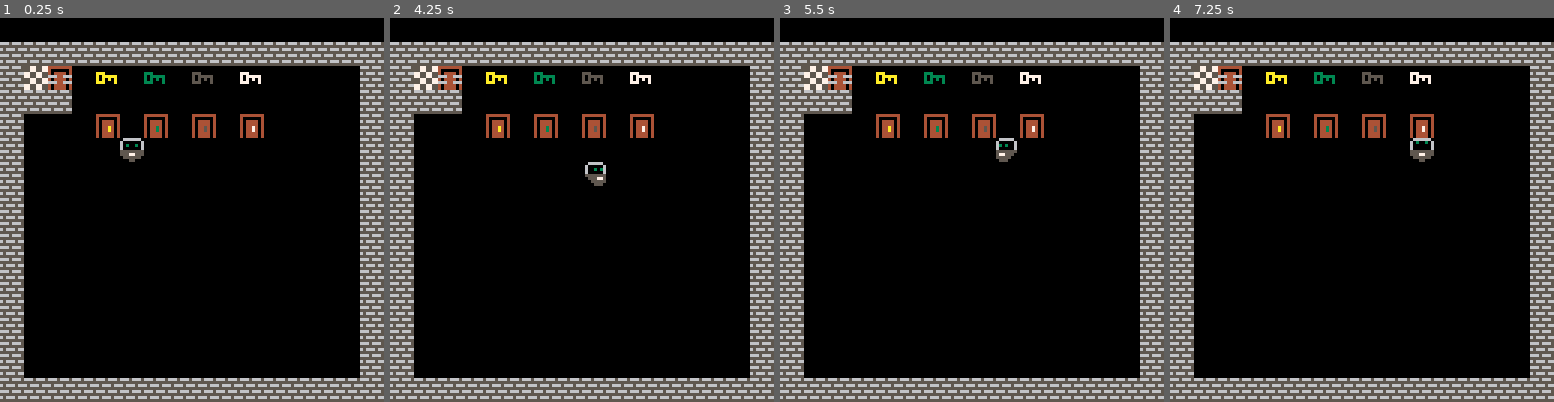
Above: before the commit, frames 1-4 (left to right).
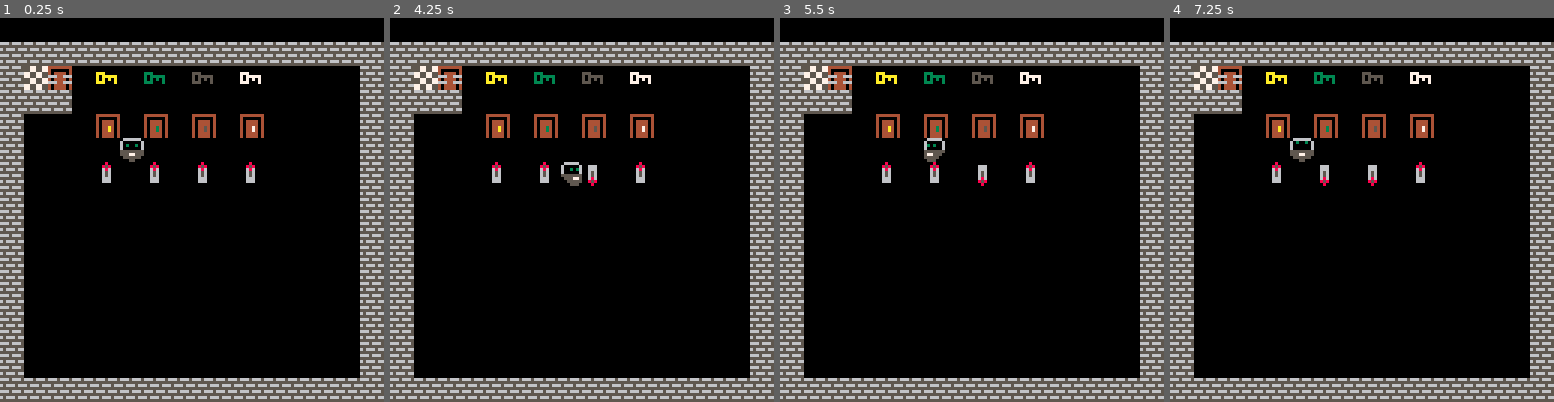
Above: after the commit, the same moments.

Repository: VedVid/picos-challange
Game: PICO-8 cartridge picoschallange.p8
Two runs of this game, one before a commit and one after it. Both use one fixed random seed, a clock stepped at 60 frames per second and the inputs below.
Inputs:
- Up to frame 1 (0.25 s): no input
- Up to frame 2 (4.25 s): hold Right 1.6-2.1 s; hold Up 2.15-2.42 s; hold Right 2.47-3.03 s; hold Left 3.08-3.58 s; hold Down 3.63-3.97 s; hold Right from 4.02 s (still down)
- Up to frame 3 (5.5 s): release Right at 4.68 s; hold Up 4.73-5.03 s; hold Left from 5.08 s (still down)
- Up to frame 4 (7.25 s): release Left at 5.68 s; hold Down 5.73-6.03 s; hold Right 6.08-6.58 s; hold Right 6.63-7.13 s; hold Up from 7.18 s (still down)

The runs differ from the first frame. In frame 1, 0.5% of the frame differs, in the area x 26-67%, y 37-43%; in frame 2, 0.8%; in frame 3, 0.9%; in frame 4, 0.9%, in the area x 26-69%, y 31-44%.

Commit message:
Bump-toggling switches, that will in the future unlock doors.

Diff:
--- a/picoschallange.p8
+++ b/picoschallange.p8
@@ -139,6 +139,8 @@
     player.key_white = false
    end
   end
+ elseif sprite == 27 then
+  replace_sprite(x, y, 28)
  end
 end
 
@@ -180,6 +182,12 @@
  mset(i, j, 0)
 end
 
+
+function replace_sprite(x, y, sprite)
+ local i, j = flr(x/8), flr(y/8)
+ mset(i, j, sprite)
+end
+
 -->8
 --levels
 
@@ -219,14 +227,14 @@
 00700700555775555775550000555775555775555557755500000000000000000000000000000000000000000000000000000000000000000000000000000000
 00000000055555505555500000055555055555500555555000000000000000000000000000000000000000000000000000000000000000000000000000000000
 00000000000550000555000000005550000550000005500000000000000000000000000000000000000000000000000000000000000000000000000000000000
-66656665444444444444444444444444444444445577557744444444444444444444444444444444444444440000000000000000000000000000000000000000
-55555555400000044000000440000004400000045577557740000004400000044000000440000004400000040000000000000000000000000000000000000000
-65666566404444044044440440444404404444047755775540444404404444044044440440444404404000040000000000000000000000000000000000000000
-55555555404444044044440440444404404444047755775566644666404446664044466640444404404000040000000000000000000000000000000000000000
-666566654044a4044044340440445404404474045577557740444404404444044044440440444404404000040000000000000000000000000000000000000000
-555555554044a4044044340440445404404474045577557766644666666446664044466640444666404000040000000000000000000000000000000000000000
-65666566404444044044440440444404404444047755775540444404404444044044440440444404404000040000000000000000000000000000000000000000
-55555555404444044044440440444404404444047755775540444404404444044044440440444404404000040000000000000000000000000000000000000000
+66656665444444444444444444444444444444445577557744444444444444444444444444444444444444440008000000000000000000000000000000000000
+55555555400000044000000440000004400000045577557740000004400000044000000440000004400000040085800000666000000000000000000000000000
+65666566404444044044440440444404404444047755775540444404404444044044440440444404404000040068600000666000000000000000000000000000
+55555555404444044044440440444404404444047755775566644666404446664044466640444404404000040065600000656000000000000000000000000000
+666566654044a4044044340440445404404474045577557740444404404444044044440440444404404000040065600000656000000000000000000000000000
+555555554044a4044044340440445404404474045577557766644666666446664044466640444666404000040066600000686000000000000000000000000000
+65666566404444044044440440444404404444047755775540444404404444044044440440444404404000040066600000858000000000000000000000000000
+55555555404444044044440440444404404444047755775540444404404444044044440440444404404000040000000000080000000000000000000000000000
 00000000000000000000000000000000000000000000000000000000000000000000000000000000000000000000000000000000000000000000000000000000
 00000000000000000000000000000000000000000000000000000000000000000000000000000000000000000000000000000000000000000000000000000000
 aaa00000333000005550000077700000000000000000000000000000000000000000000000000000000000000000000000000000000000000000000000000000
@@ -234,7 +242,7 @@
 a0a0a0a0303030305050505070707070000000000000000000000000000000000000000000000000000000000000000000000000000000000000000000000000
 aaa000a0333000305550005077700070000000000000000000000000000000000000000000000000000000000000000000000000000000000000000000000000
 __gff__
-00000000000000000000000000000000020a0a0a0a000a0a0a0a000000000000040404040000000000000000000000000000000000000000000000000000000000000000000000000000000000000000000000000000000000000000000000000000000000000000000000000000000000000000000000000000000000000000
+00000000000000000000000000000000020a0a0a0a000a0a0a0a000202000000040404040000000000000000000000000000000000000000000000000000000000000000000000000000000000000000000000000000000000000000000000000000000000000000000000000000000000000000000000000000000000000000
 0000000000000000000000000000000000000000000000000000000000000000000000000000000000000000000000000000000000000000000000000000000000000000000000000000000000000000000000000000000000000000000000000000000000000000000000000000000000000000000000000000000000000000
 __map__
 0000000000000000000000000000000000000000000000000000000000000000000000000000000000000000000000000000000000000000000000000000000000000000000000000000000000000000000000000000000000000000000000000000000000000000000000000000000000000000000000000000000000000000
@@ -243,7 +251,7 @@
 1010100000000000000000000000001000000000000000000000000000000000000000000000000000000000000000000000000000000000000000000000000000000000000000000000000000000000000000000000000000000000000000000000000000000000000000000000000000000000000000000000000000000000
 1000000011001200130014000000001000000000000000000000000000000000000000000000000000000000000000000000000000000000000000000000000000000000000000000000000000000000000000000000000000000000000000000000000000000000000000000000000000000000000000000000000000000000
 1000000000000000000000000000001000000000000000000000000000000000000000000000000000000000000000000000000000000000000000000000000000000000000000000000000000000000000000000000000000000000000000000000000000000000000000000000000000000000000000000000000000000000
-1000000000000000000000000000001000000000000000000000000000000000000000000000000000000000000000000000000000000000000000000000000000000000000000000000000000000000000000000000000000000000000000000000000000000000000000000000000000000000000000000000000000000000
+100000001b001b001b001b000000001000000000000000000000000000000000000000000000000000000000000000000000000000000000000000000000000000000000000000000000000000000000000000000000000000000000000000000000000000000000000000000000000000000000000000000000000000000000
 1000000000000000000000000000001000000000000000000000000000000000000000000000000000000000000000000000000000000000000000000000000000000000000000000000000000000000000000000000000000000000000000000000000000000000000000000000000000000000000000000000000000000000
 1000000000000000000000000000001000000000000000000000000000000000000000000000000000000000000000000000000000000000000000000000000000000000000000000000000000000000000000000000000000000000000000000000000000000000000000000000000000000000000000000000000000000000
 1000000000000000000000000000001000000000000000000000000000000000000000000000000000000000000000000000000000000000000000000000000000000000000000000000000000000000000000000000000000000000000000000000000000000000000000000000000000000000000000000000000000000000
